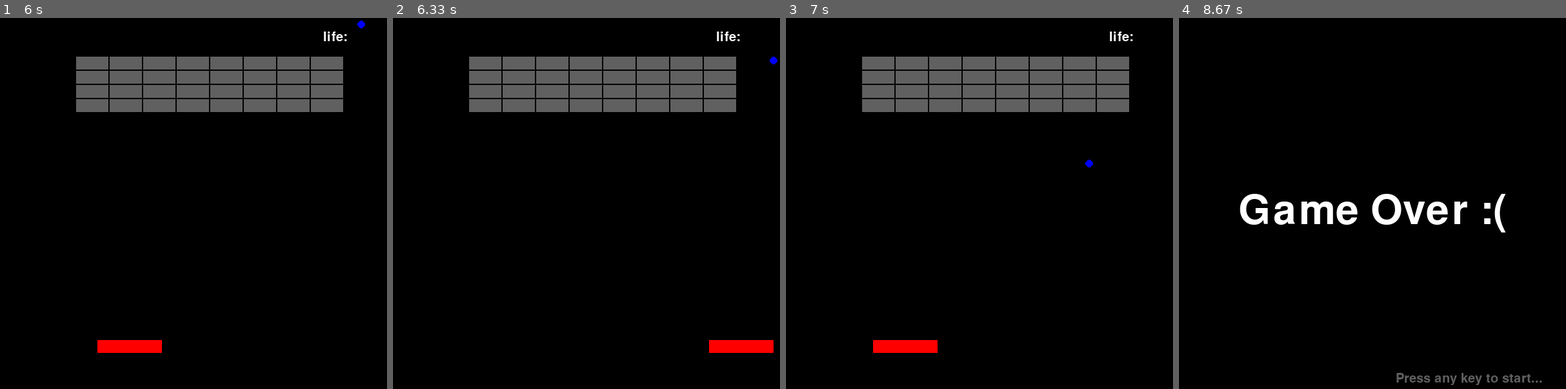
Above: before the commit, frames 1-4 (left to right).
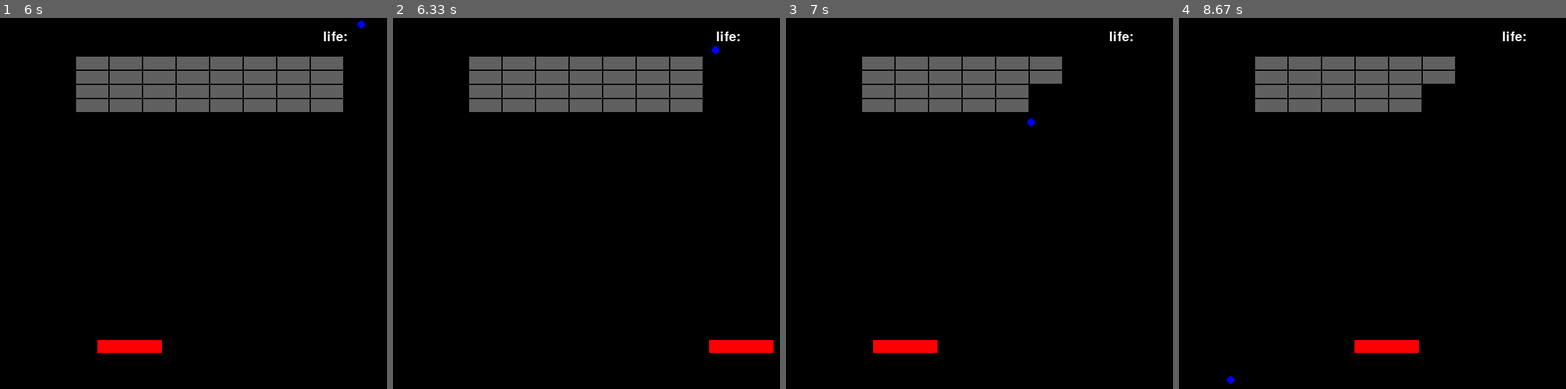
Above: after the commit, the same moments.

Repository: Haut-Stone/study_Python
Game: pygame game, started from 打砖块/blockbreak.py
The game is run twice, just before and just after one commit, with the same random seed, the same clock (stepped at 60 frames per second) and the same inputs.
Inputs (mouse positions are in pixels of both pictures, inside the frame that each line leads up to):
- Up to frame 1 (6 s): tap Enter at 0.33 s; click (232, 296) at 0.72 s; click (332, 348) at 1.05 s; click (100, 136) at 1.38 s; click (193, 259) at 1.72 s; click (139, 133) at 2.05 s; click (328, 314) at 2.38 s; click (69, 248) at 2.72 s; click (81, 136) at 3.05 s; click (100, 277) at 3.38 s; click (135, 322) at 3.72 s; click (77, 355) at 4.05 s; click (73, 236) at 4.38 s; click (216, 318) at 4.72 s; click (263, 340) at 5.05 s; click (58, 348) at 5.38 s; click (96, 273) at 5.72 s
- Up to frame 2 (6.33 s): click (710, 125) at 6.05 s
- Up to frame 3 (7 s): click (998, 103) at 6.38 s; click (871, 73) at 6.72 s
- Up to frame 4 (8.67 s): click (1364, 277) at 7.05 s; click (1442, 270) at 7.38 s; click (1349, 296) at 7.72 s; click (1248, 251) at 8.05 s; click (1353, 311) at 8.38 s

Frame 1 is identical in both runs. In frame 2, 1.2% of the frame differs, in the area x 80-100%, y 7-26%; in frame 3, 3.0%; in frame 4, 9.7%, in the area x 12-94%, y 3-99%.

Commit message:
bug update

Diff:
--- a/打砖块/blockbreak.py
+++ b/打砖块/blockbreak.py
@@ -2,11 +2,12 @@
 # @Author: Haut-Stone
 # @Date:   2017-01-06 13:00:54
 # @Last Modified by:   Haut-Stone
-# @Last Modified time: 2017-01-15 23:16:01
+# @Last Modified time: 2017-01-16 22:51:52
 
 import pygame, sys, random
 from pygame.locals import *
 
+#刷新速度
 Fps = 60
 TotalLife = 5
 
@@ -155,12 +156,22 @@
 		if sampRect.bottom > DisplayHeight:
 			return
 		if sampRect.top < 0 or (PaddleStart_Y <= sampRect.bottom <= PaddleStart_Y+20 and nowX < sampRect.centerx < nowX + PaddleWidth):
-			if sampRect.centerx > nowX + (PaddleWidth)/2:
+			if sampRect.centerx > nowX + ((PaddleWidth)/4)*3:
 				if ChangeX < 0:
 					ChangeX = -ChangeX
-			elif sampRect.centerx < nowX + (PaddleWidth)/2:
+			elif sampRect.centerx < nowX + (PaddleWidth)/4:
 				if ChangeX > 0:
 					ChangeX = -ChangeX
+			elif PaddleWidth/4 + nowX < sampRect.centerx < nowX + PaddleWidth/2:
+				if ChangeX > 0:
+					ChangeX = (-ChangeX)-1
+				else:
+					ChangeX = ChangeX+1
+			elif (PaddleWidth/4)*3 + nowX < sampRect.centerx < nowX + PaddleWidth:
+				if ChangeX < 0:
+					ChangeX = (-ChangeX)+1
+				else:
+					ChangeX = ChangeX-1
 			ChangeY = -ChangeY
 		elif sampRect.left < 0 or sampRect.right > DisplayWidth:
 			ChangeX = -ChangeX
@@ -214,6 +225,7 @@
 	for row in range(RowNumber):
 		blocks.append([1]*ColumnNumber)
 	return blocks;
+
 #画出砖块
 def drawBlocks(blocks):
 	curX = BlockOriginX
@@ -226,6 +238,7 @@
 				pygame.draw.rect(DisplaySurf, BlockColor, (curX, curY, BlockWidth, BlockHigth))
 			curX += BlockWidth + BlockGap
 		curY += BlockHigth + BlockGap
+
 #画出总生命
 def drawTotalLife():
 	LifeFont = pygame.font.Font('freesansbold.ttf', 20)
